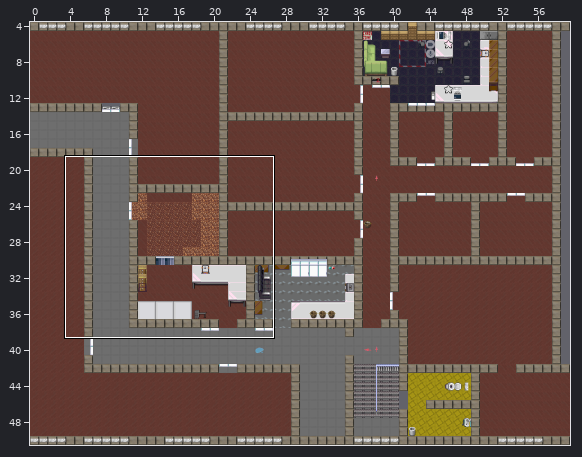
A Tiled map (JSON) gets an edit: zl-map/maps/zl-og.json. The picture above shows the old version from afar; the outline marks the close-up.
Close-up. The starting point:
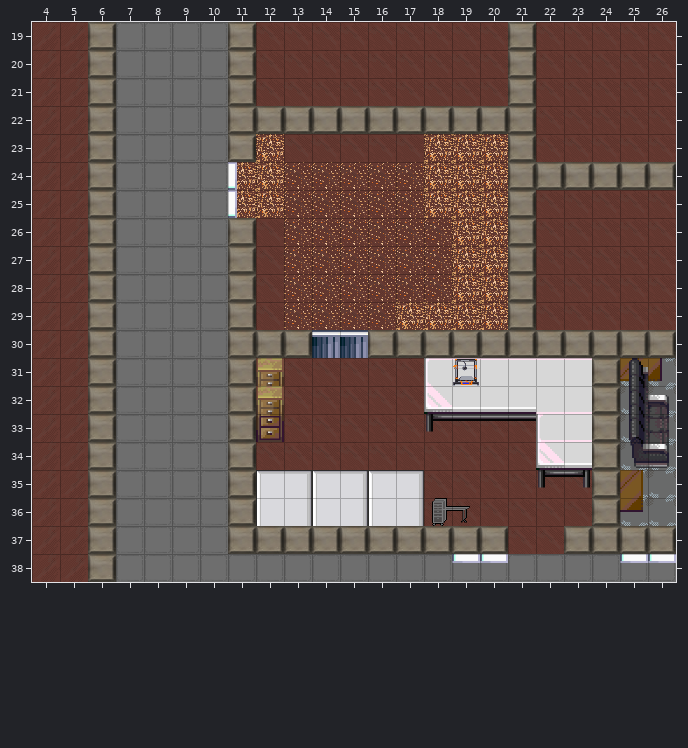
Cells are 32x32 px. Shown: x 4..26, y 19..38.
The result:
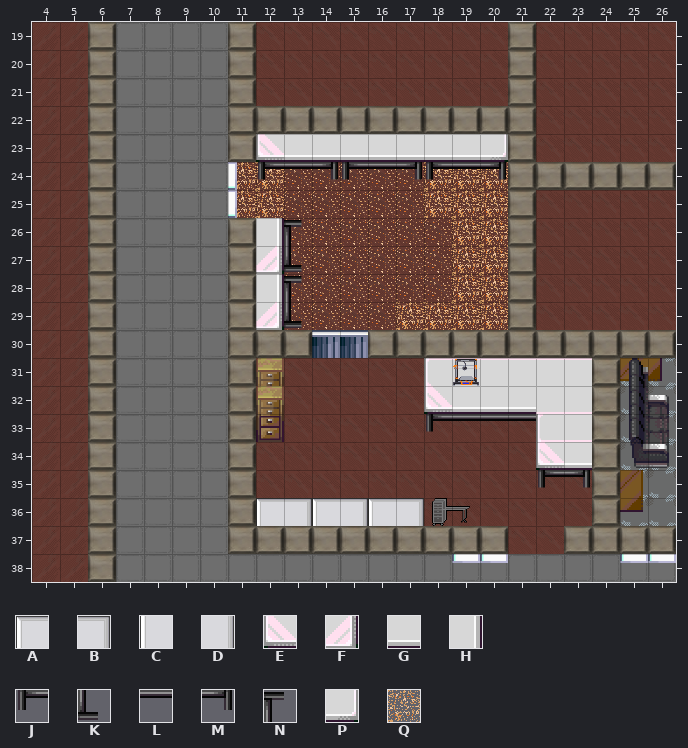
Key: from "fantasy": A 813, B 815, C 821, D 823; from "office_1": E 168, F 168 turned 270, G 169, H 169 turned 270, J 184, K 184 turned 270, L 185, M 186, N 186 turned 270; from "office_2": P 70; from "z-Labor-floor3434": Q 11.
_ is an empty cell.
Difference:
Layer "things":
There is now tile A in row 36 at x 12, 14 and 16.
There is now tile B in row 36 at x 13, 15 and 17.
The edit turns tile Q into tile E in row 23 at x 12.
There is now tile F in row 27 at x 12; in row 29 at x 12.
The edit turns tile Q into tile G in row 23 at x 18 to 19.
There is now tile G in row 23 at x 13 to 17.
There is now tile H in row 26 at x 12; in row 28 at x 12.
The edit turns tile Q into tile P in row 23 at x 20.
Layer "on-top-of-things":
There is now tile J in row 24 at x 12, 15 and 18.
There is now tile K in row 27 at x 13; in row 29 at x 13.
There is now tile L in row 24 at x 13, 16 and 19.
There is now tile M in row 24 at x 14, 17 and 20.
There is now tile N in row 26 at x 13; in row 28 at x 13.
Layer "over-the-top":
The edit erases tile A in row 35 at x 12, 14 and 16.
The edit erases tile B in row 35 at x 13, 15 and 17.
The edit erases tile C in row 36 at x 12, 14 and 16.
The edit erases tile D in row 36 at x 13, 15 and 17.
